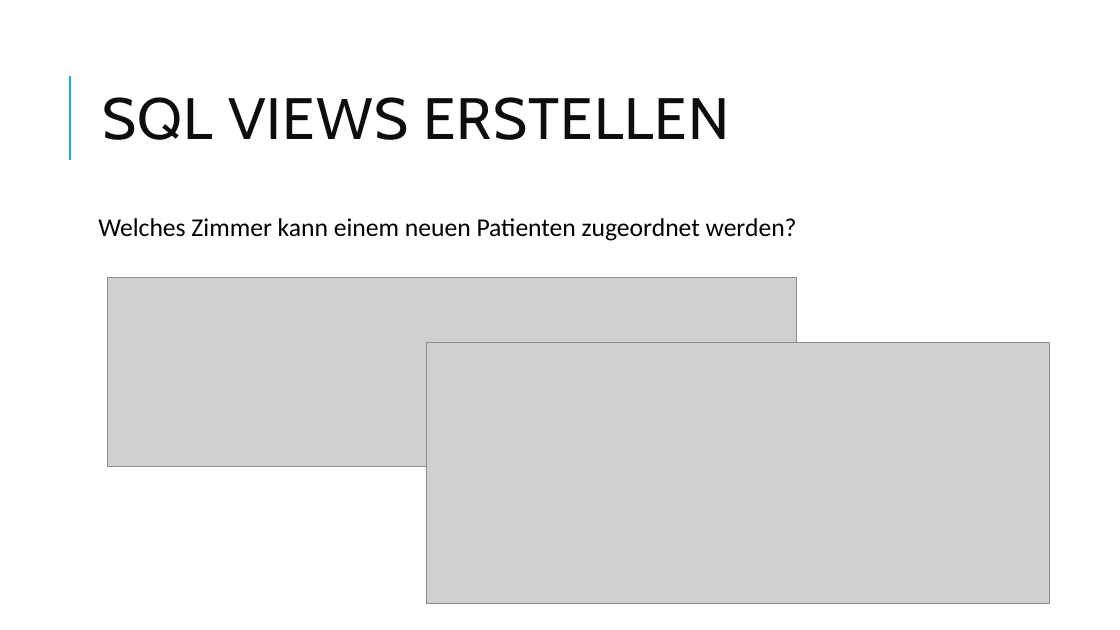
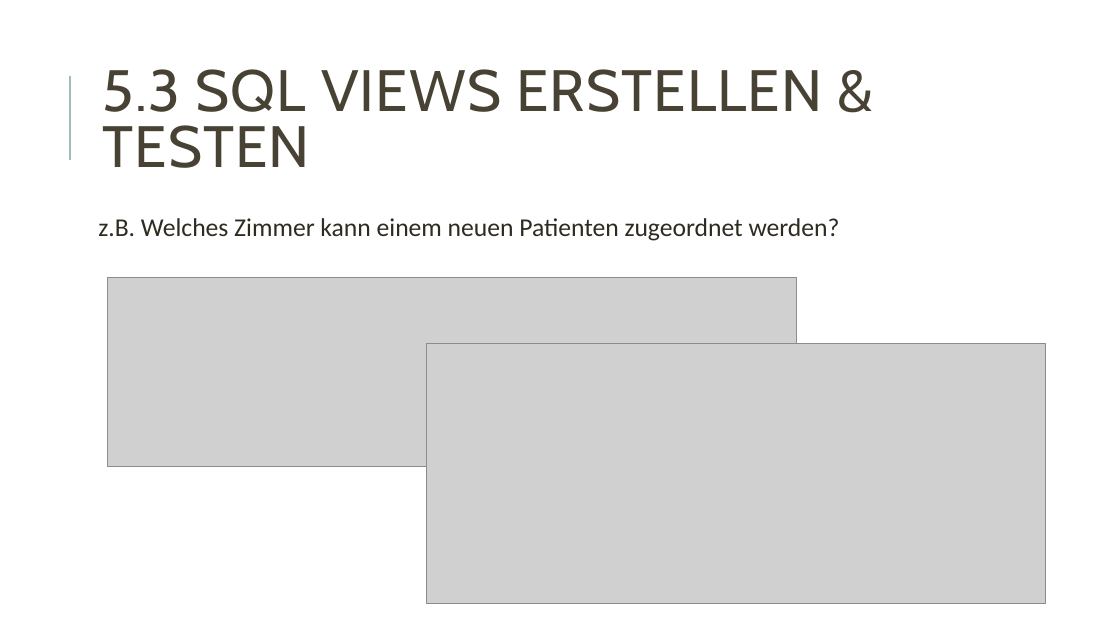
Before and after one commit to vincepr/proj_db_krankenhaus, a slide deck: slide 8 of Datenbank_Krankenhaus.pptx. Drawn at 1120x630 pixels with LibreOffice and Linux fonts; fonts in the diff are those of the drawing; grey boxes stand for pictures. Boxes give left, top, right and bottom in pixels: in the first picture for what was removed or moved away, otherwise in the second. Text is boxed around its words. In the diff, an @@ line names an element or a change of style, - is before the commit and + after.

```diff
--- a/Datenbank_Krankenhaus.pptx
+++ b/Datenbank_Krankenhaus.pptx
@@ line (70, 160) - (70, 76): stroke #1CADE4 1.5 pt to #9CBEBD 1.5 pt @@
@@ title at [102, 69, 822, 168]: text changed; text colour #0D0D0D to #474233 @@
-SQL VIEWS ERSTELLEN
+5.3 SQL VIEWS ERSTELLEN & TESTEN
@@ text at [98, 218, 840, 241]: text changed; text colour #000000 to #2E2B21 @@
-Welches Zimmer kann einem neuen Patienten zugeordnet werden?
+z.B. Welches Zimmer kann einem neuen Patienten zugeordnet werden?
@@ picture removed at [426, 342, 1049, 603] @@
```
Also in this commit, not shown: 7 other slides changed, 1 slide added, 1 slide removed.
